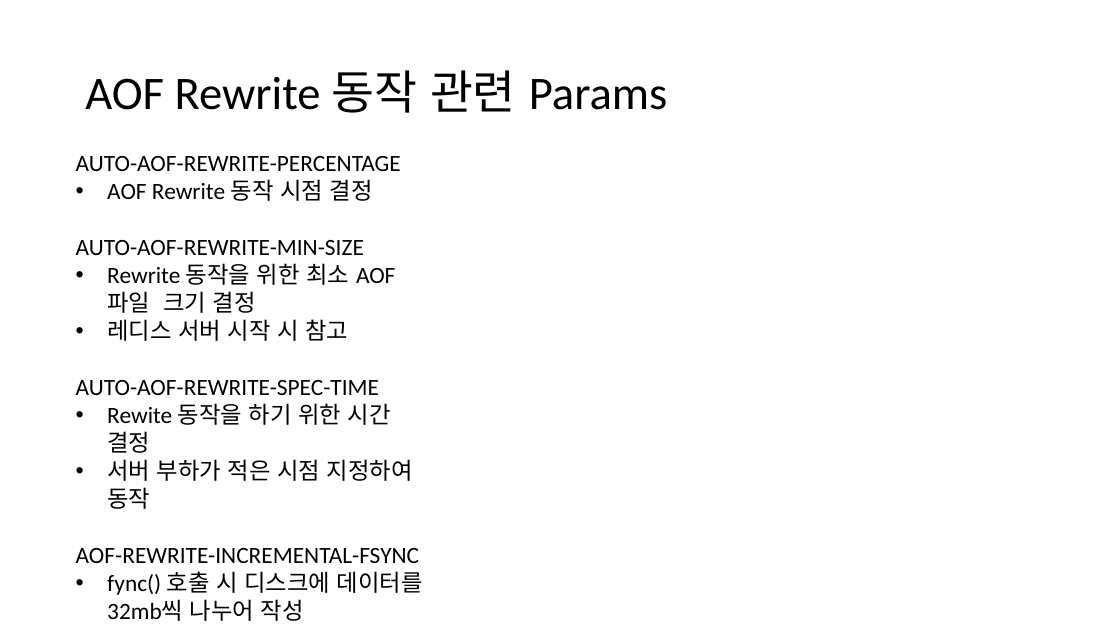
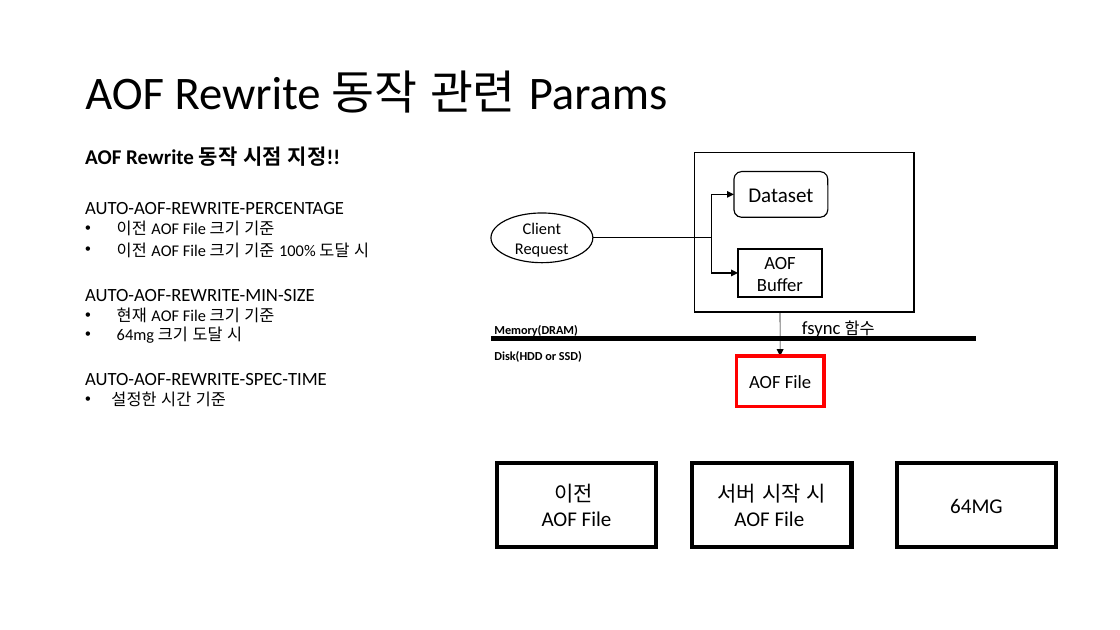
Before and after one commit to jsw166098/Redis, a slide deck: slide 9 of redis_01.pptx (slide 10 before the commit). Drawn at 1120x630 pixels with LibreOffice and Linux fonts; fonts in the diff are those of the drawing. Boxes give left, top, right and bottom in pixels: in the first picture for what was removed or moved away, otherwise in the second. Text is boxed around its words. In the diff, an @@ line names an element or a change of style, - is before the commit and + after.

```diff
--- a/redis_01.pptx
+++ b/redis_01.pptx
@@ text added at (85,146,340,166), 18 pt, text #000000, bold @@
+AOF Rewrite 동작 시점 지정!!
@@ text "AUTO-AOF-REWRITE-PERCENTAGE": place and size @@
-text "AUTO-AOF-REWRITE-PERCENTAGE" at (76,156,423,621)
+text "AUTO-AOF-REWRITE-PERCENTAGE" at (85,202,369,407)
@@ text at (85,202,344,385): size 20 to 16 pt in "AUTO-AOF-REWRITE-PERCENTAGE", "AUTO-AOF-REWRITE-MIN-SIZE", "AUTO-AOF-REWRITE-SPEC-TIME" @@
@@ text at (117,220,369,258): text changed; size 20 to 14 pt @@
-• AOF Rewrite 동작 시점 결정
+• 이전 AOF File 크기 기준
+• 이전 AOF File 크기 기준 100% 도달 시
@@ text at (117,307,274,343): text changed; size 20 to 14 pt @@
-• Rewrite 동작을 위한 최소 AOF 파일 크기 결정
-• 레디스 서버 시작 시 참고
+• 현재 AOF File 크기 기준
+• 64mg 크기 도달 시
@@ group added at (491,152,976,407): 3 rectangles, 3 texts, 2 elbow arrows, 1 arrow, 1 rounded rectangle, 1 ellipse, 1 line @@
+Dataset
+AOF Buffer
+Client Request
+AOF File
+Memory(DRAM)
+Disk(HDD or SSD)
+fsync 함수
@@ text at (111,391,226,407): text changed; size 20 to 14 pt @@
-• Rewite 동작을 하기 위한 시간 결정
-• 서버 부하가 적은 시점 지정하여 동작
-AOF-REWRITE-INCREMENTAL-FSYNC
-• fync() 호출 시 디스크에 데이터를 32mb씩 나누어 작성
+• 설정한 시간 기준
@@ rectangle added at (497,464,656,548), fill #FFFFFF, outline #000000 3.5 pt, 18 pt, text #000000 @@
+이전
+AOF File
@@ rectangle added at (692,464,852,548), fill #FFFFFF, outline #000000 3.5 pt, 18 pt, text #000000 @@
+서버 시작 시 AOF File
@@ rectangle added at (897,464,1057,548), fill #FFFFFF, outline #000000 3.5 pt, 18 pt, text #000000 @@
+64MG
```
Also in this commit, not shown: 4 other slides changed, 1 slide added, 1 slide removed, 3 other files.
